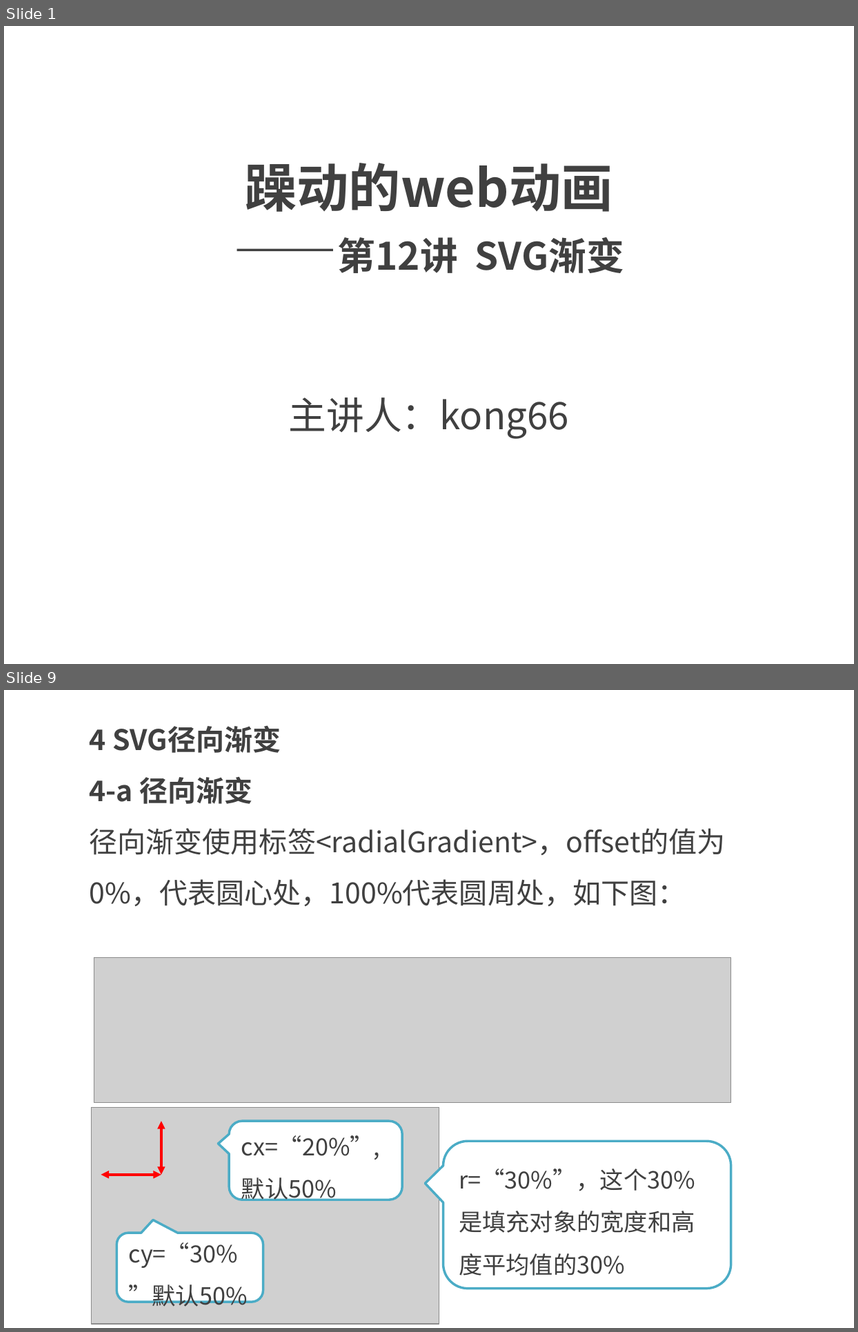
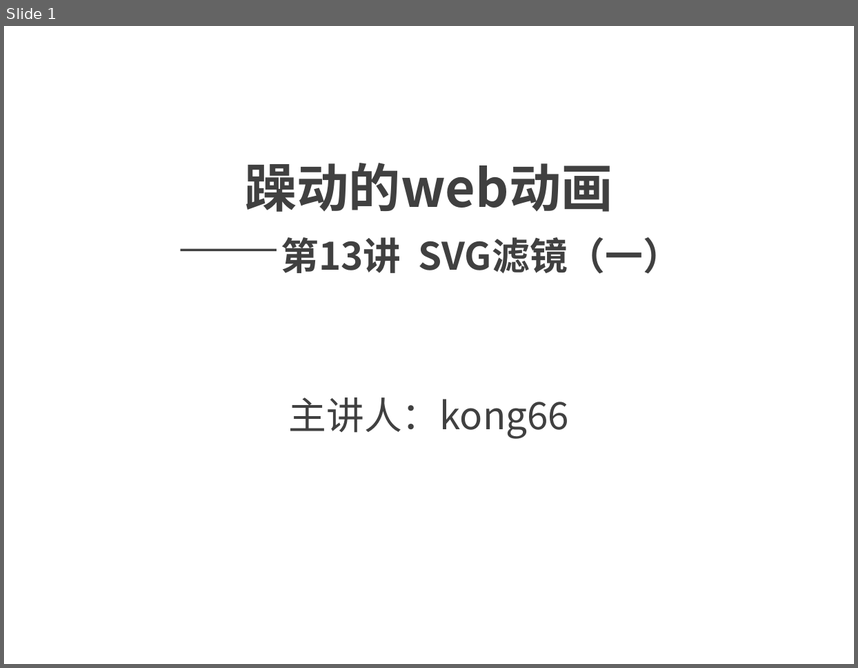
Before and after one commit to kong66/webAni, a slide deck: 13-svg-filter1/svg-filter-1.pptx. Shown one above the other, each under a label of ours: slides 1 and 9 before the commit, slide 1 after it; the slides between them are not shown. The pictures are 858x1332 and 858x668 pixels, drawn with LibreOffice and Linux fonts; fonts in the diff are those of the drawing; grey boxes stand for pictures. Boxes give left, top, right and bottom in pixels: in the first picture for what was removed or moved away, otherwise in the second. Text is boxed around its words. In the diff, an @@ line names an element or a change of style, - is before the commit and + after.

```diff
--- a/13-svg-filter1/svg-filter-1.pptx
+++ b/13-svg-filter1/svg-filter-1.pptx
@@ slide 9 removed at box(4, 690, 854, 1328), background #FFFFFF @@
@@ text removed at box(90, 725, 726, 906) @@
-4 SVG径向渐变
-4-a 径向渐变
-径向渐变使用标签<radialGradient>，offset的值为0%，代表圆心处，100%代表圆周处，如下图：
@@ picture removed at box(94, 957, 731, 1103) @@
@@ picture removed at box(92, 1107, 439, 1323) @@
@@ double arrow removed from (161, 1121) to (161, 1174) @@
@@ rounded speech box removed at box(229, 1121, 403, 1200) @@
-cx=“20%”,默认50%
@@ rounded speech box removed at box(444, 1141, 732, 1288) @@
-r=“30%”，这个30%是填充对象的宽度和高度平均值的30%
@@ double arrow removed from (101, 1174) to (161, 1174) @@
@@ rounded speech box removed at box(117, 1232, 263, 1301) @@
-cy=“30%”默认50%
@@ slide 1 changed as well @@
@@ title at box(245, 163, 681, 274): text changed; size 44 to 32 pt @@
-躁动的web动画
-——第12讲 SVG渐变
+躁动的web动画
+——第13讲 SVG滤镜（一）
```
Also in this commit, not shown: 2 other slides changed, 13 slides added, 14 other slides removed, 2 other files.
